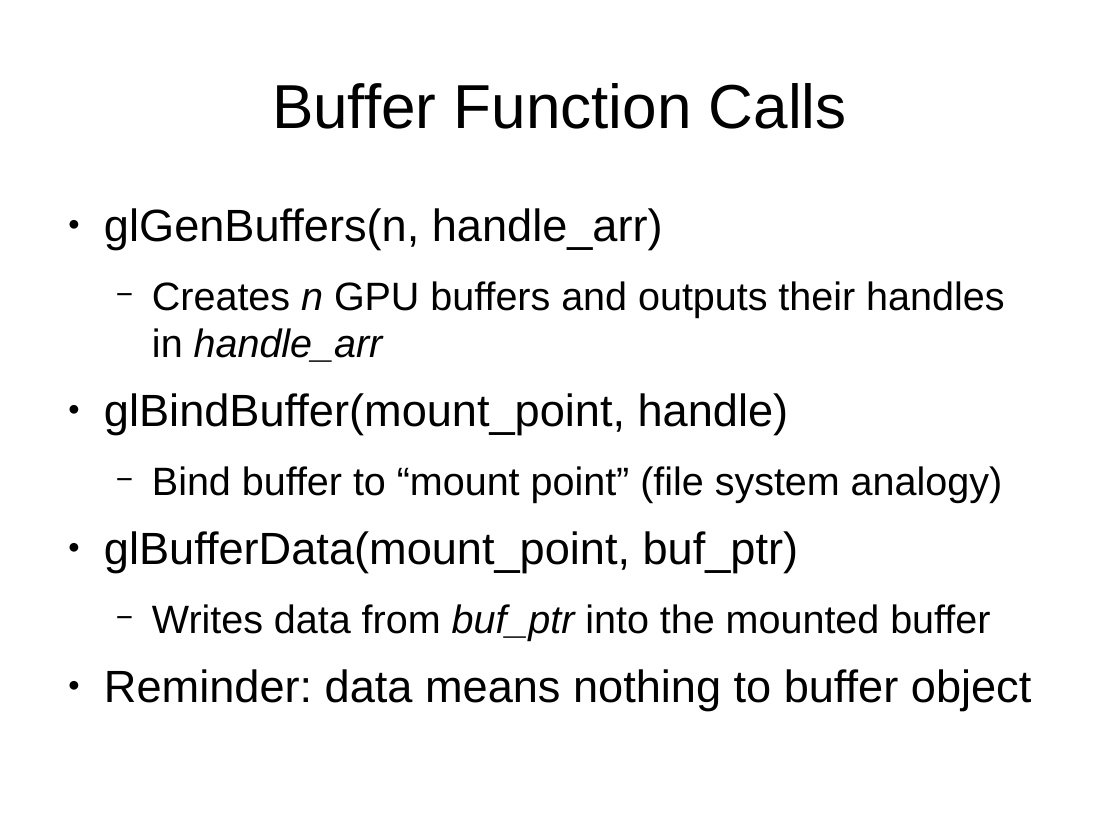
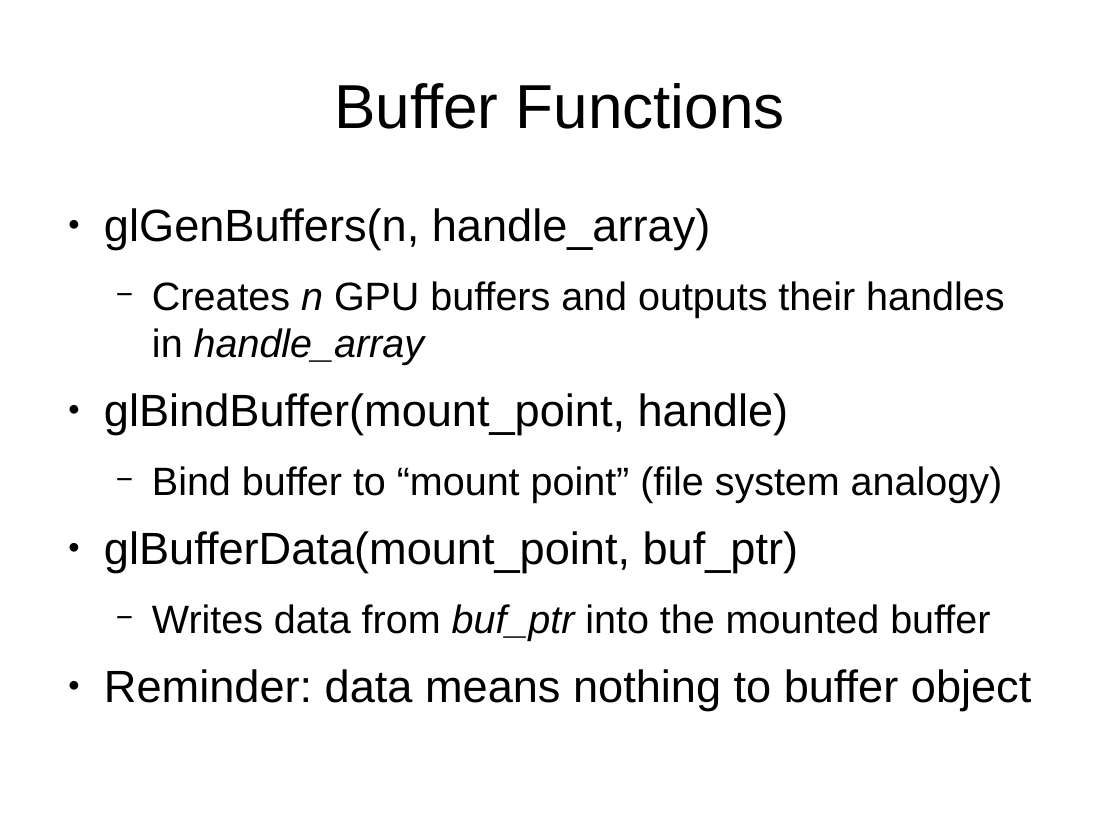
Before and after one commit to jayschwa/3d-opengl-presentation, a slide deck: slide 14 of Slides.odp (slide 15 before the commit). Drawn at 1120x840 pixels with LibreOffice and Linux fonts; fonts in the diff are those of the drawing. Boxes give left, top, right and bottom in pixels: in the first picture for what was removed or moved away, otherwise in the second. Text is boxed around its words. In the diff, an @@ line names an element or a change of style, - is before the commit and + after.

```diff
--- a/Slides.odp
+++ b/Slides.odp
@@ title at [334, 83, 785, 129]: text changed @@
-Buffer Function Calls
+Buffer Functions
@@ text at [104, 208, 1004, 365]: text changed @@
-● glGenBuffers(n, handle_arr)
-  − Creates n GPU buffers and outputs their handles in handle_arr
+● glGenBuffers(n, handle_array)
+  − Creates n GPU buffers and outputs their handles in handle_array
```
Also in this commit, not shown: 5 other slides changed, 7 slides added, 2 slides removed.
